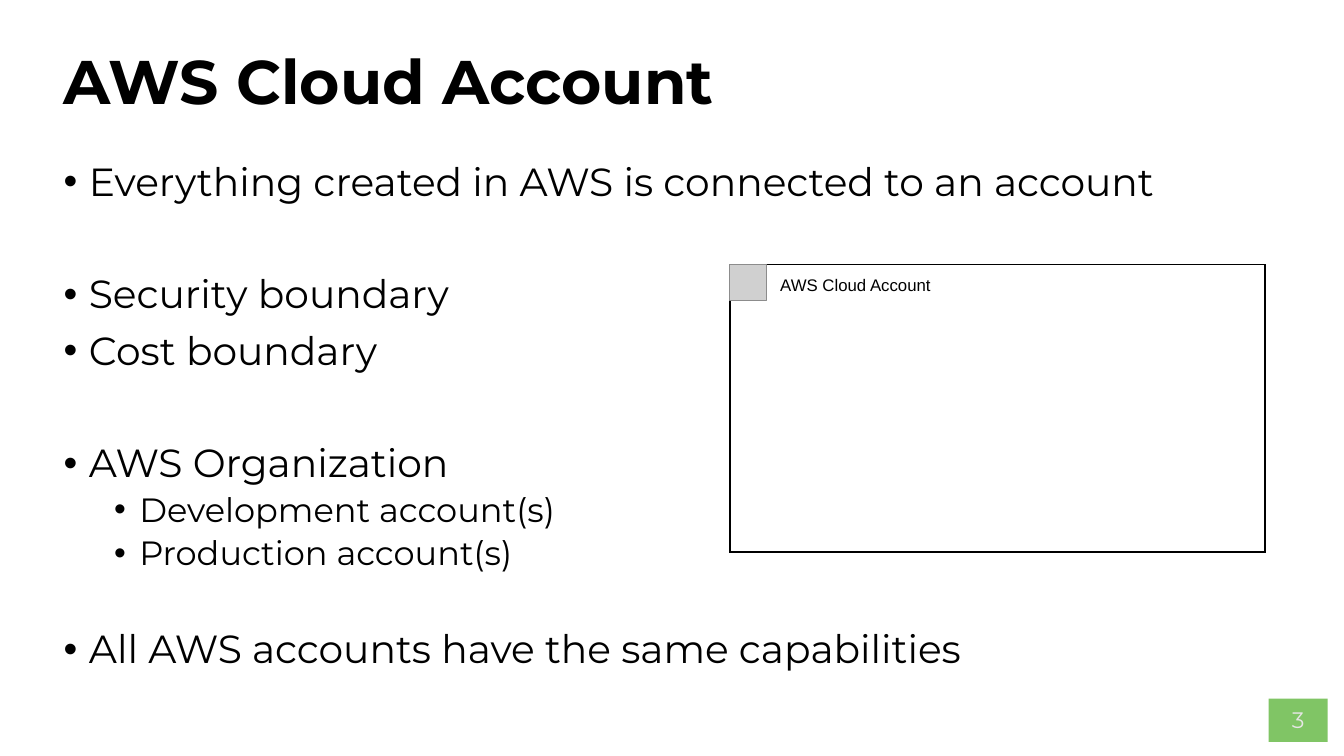
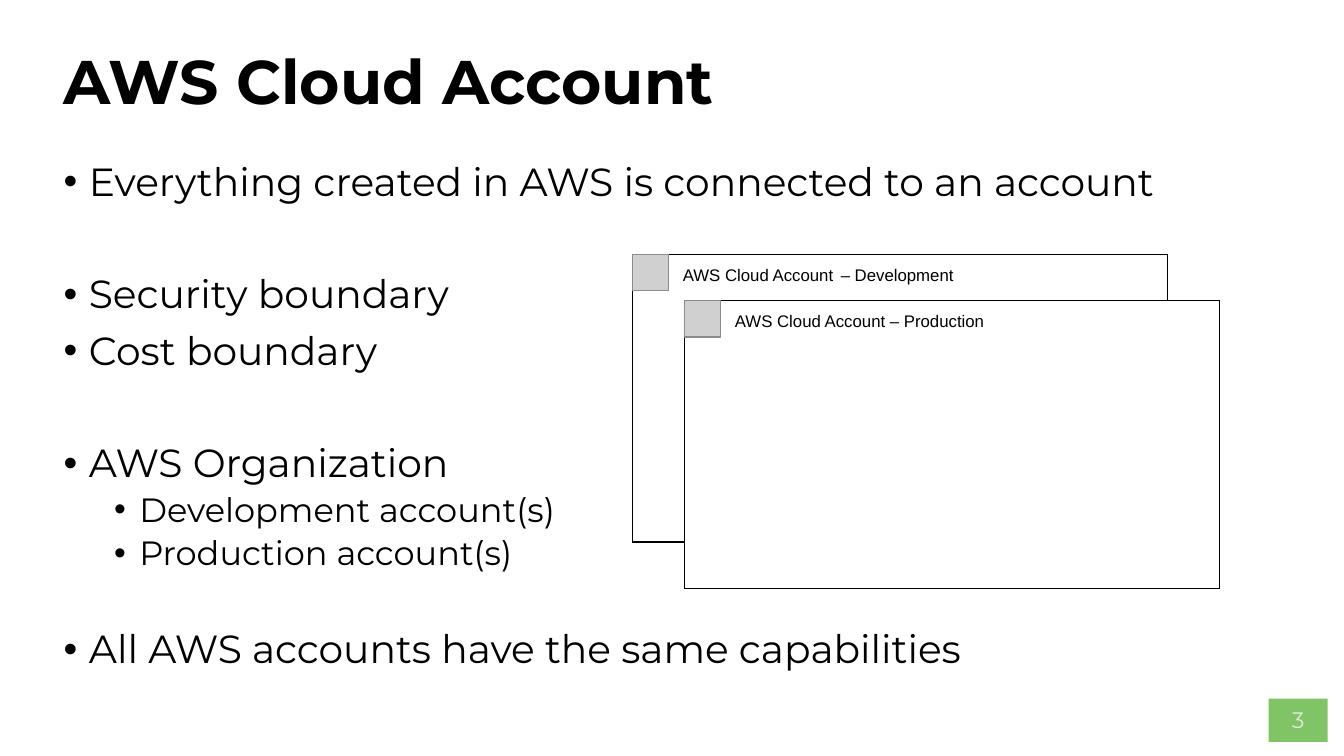
Before and after one commit to AWS-Competence-Group/sessions, a slide deck: slide 3 of 02-identity-and-access-management/02-identity-and-access-management.pptx. Drawn at 1344x756 pixels with LibreOffice and Linux fonts; fonts in the diff are those of the drawing; grey boxes stand for pictures; background and template pictures are left out. Boxes give left, top, right and bottom in pixels: in the first picture for what was removed or moved away, otherwise in the second. Text is boxed around its words. In the diff, an @@ line names an element or a change of style, - is before the commit and + after.

```diff
--- a/02-identity-and-access-management/02-identity-and-access-management.pptx
+++ b/02-identity-and-access-management/02-identity-and-access-management.pptx
@@ picture: place and size @@
-picture at <box>730,264,766,300</box>
+picture at <box>632,254,668,290</box>
@@ rectangle "AWS Cloud Account": place and size @@
-rectangle "AWS Cloud Account" at <box>730,264,1265,552</box>
+rectangle "AWS Cloud Account" at <box>632,254,1168,541</box>
@@ text added at <box>855,269,954,285</box>, 12 pt, text #000000 @@
+– Development
@@ rectangle added at <box>685,300,1220,588</box>, fill #FFFFFF, outline #000000 1 pt, 12 pt, text #000000 @@
+AWS Cloud Account – Production
@@ picture added at <box>685,300,721,337</box> @@
```
Also in this commit, not shown: 2 other slides changed.
